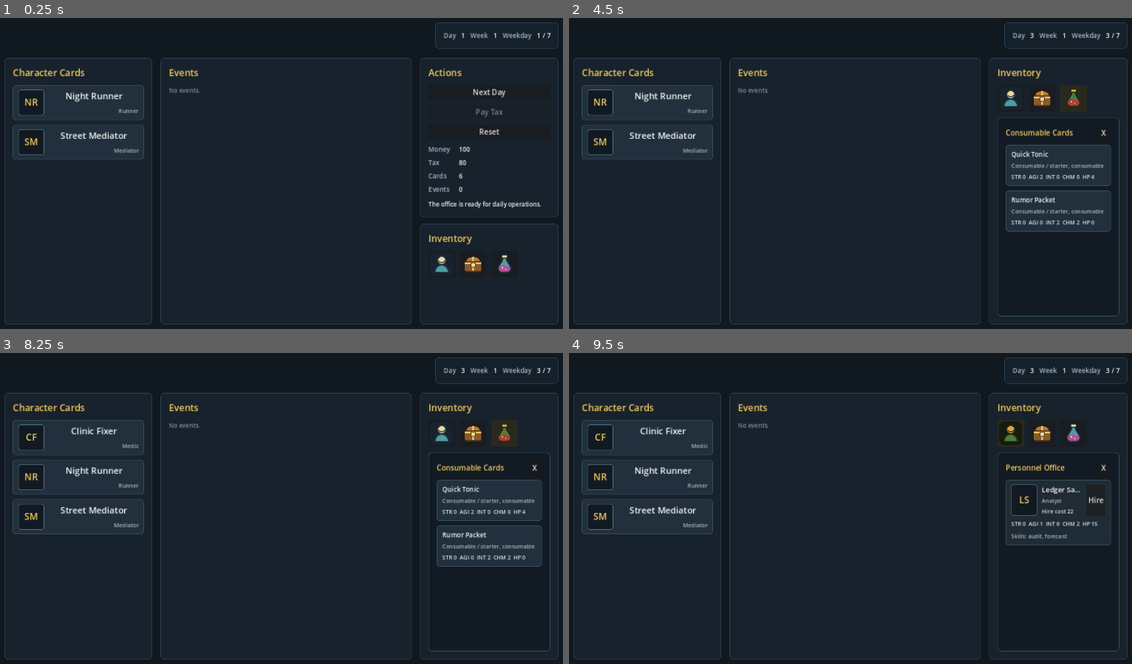
Above: before the commit, frames 1-4 (two rows, left to right).
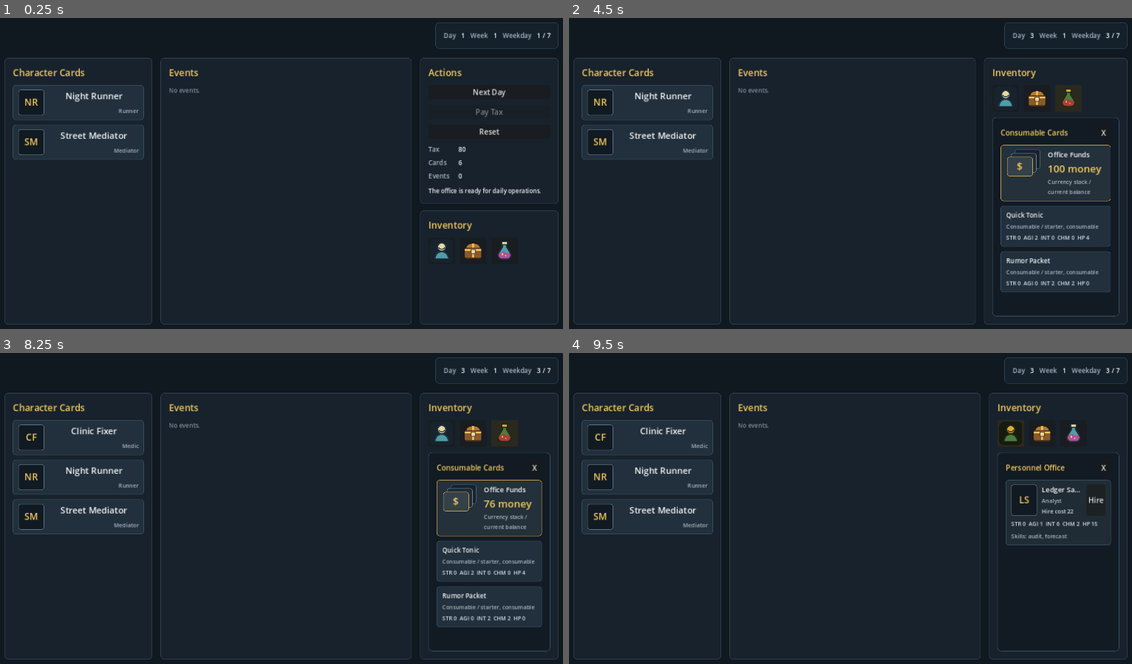
Above: after the commit, the same moments.

Repository: YOONRY/city_of_star
Game: Godot game, scene res://scenes/main/main.tscn
Two runs of this game, one before a commit and one after it. Both use one fixed random seed, a clock stepped at 60 frames per second and the inputs below.
Inputs (mouse positions are in pixels of both pictures, inside the frame that each line leads up to; where the layout moved, square brackets give the same spot in the first picture):
- Up to frame 1 (0.25 s): no input
- Up to frame 2 (4.5 s): click "Next Day" at 0.5 s; click "Next Day" at 1.25 s; click (1008, 251) [1008, 263] at 2 s; click (1008, 98) at 2.75 s; click (1041, 98) at 3.5 s; click (1075, 98) at 4.25 s
- Up to frame 3 (8.25 s): click (439, 433) at 5 s; click "Hire" at 5.75 s; click (439, 433) at 6.5 s; click (472, 433) at 7.25 s; click (506, 433) at 8 s
- Up to frame 4 (9.5 s): click (1008, 433) at 8.75 s

The runs differ from the first frame. In frame 1, 1.6% of the frame differs, in the area x 74-100%, y 41-82%; in frame 2, 3.3%, in the area x 71-97%, y 12-99%; in frame 3, 2.4%; in frame 4, nothing differs.

Commit message:
Show money as consumable stack card

Diff:
--- a/scripts/ui/main_screen.gd
+++ b/scripts/ui/main_screen.gd
@@ -5,7 +5,6 @@
 var day_value: Label
 var week_value: Label
 var weekday_value: Label
-var money_value: Label
 var tax_value: Label
 var card_count_value: Label
 var request_count_value: Label
@@ -154,7 +153,6 @@
 	office_metrics.add_theme_constant_override("v_separation", 8)
 	action_box.add_child(office_metrics)
 
-	money_value = _add_metric(office_metrics, "Money")
 	tax_value = _add_metric(office_metrics, "Tax")
 	card_count_value = _add_metric(office_metrics, "Cards")
 	request_count_value = _add_metric(office_metrics, "Events")
@@ -287,6 +285,97 @@
 	box.add_child(stat_label)
 
 	return row
+
+
+func _make_money_stack_card() -> PanelContainer:
+	var row := PanelContainer.new()
+	var style := StyleBoxFlat.new()
+	style.bg_color = Color("#24313A")
+	style.border_color = Color("#D6A64F")
+	style.border_width_left = 1
+	style.border_width_right = 1
+	style.border_width_top = 1
+	style.border_width_bottom = 1
+	style.corner_radius_top_left = 6
+	style.corner_radius_top_right = 6
+	style.corner_radius_bottom_left = 6
+	style.corner_radius_bottom_right = 6
+	style.content_margin_left = 12
+	style.content_margin_right = 12
+	style.content_margin_top = 10
+	style.content_margin_bottom = 10
+	row.add_theme_stylebox_override("panel", style)
+	row.size_flags_horizontal = Control.SIZE_EXPAND_FILL
+	row.tooltip_text = "Current office funds are shown as a stack and cannot be consumed."
+
+	var box := HBoxContainer.new()
+	box.add_theme_constant_override("separation", 12)
+	row.add_child(box)
+
+	var stack_visual := Control.new()
+	stack_visual.custom_minimum_size = Vector2(78, 64)
+	box.add_child(stack_visual)
+
+	stack_visual.add_child(_make_money_stack_layer(Vector2(18, 0), Color("#18222C"), Color("#4A6577"), "", 10))
+	stack_visual.add_child(_make_money_stack_layer(Vector2(10, 8), Color("#202D36"), Color("#738898"), "", 10))
+	stack_visual.add_child(_make_money_stack_layer(Vector2(2, 16), Color("#34414A"), Color("#D6A64F"), "$", 22))
+
+	var summary := VBoxContainer.new()
+	summary.size_flags_horizontal = Control.SIZE_EXPAND_FILL
+	summary.add_theme_constant_override("separation", 4)
+	box.add_child(summary)
+
+	var name_label := _make_label("Office Funds", 15)
+	name_label.clip_text = true
+	name_label.text_overrun_behavior = TextServer.OVERRUN_TRIM_ELLIPSIS
+	summary.add_child(name_label)
+
+	var amount_label := _make_label("%s money" % GameState.office.money, 22)
+	amount_label.add_theme_color_override("font_color", Color("#F4C95D"))
+	summary.add_child(amount_label)
+
+	var meta_label := _make_label("Currency stack / current balance", 12)
+	meta_label.add_theme_color_override("font_color", Color("#AAB6C2"))
+	meta_label.autowrap_mode = TextServer.AUTOWRAP_WORD_SMART
+	summary.add_child(meta_label)
+
+	return row
+
+
+func _make_money_stack_layer(offset: Vector2, background_color: Color, border_color: Color, text: String, font_size: int) -> PanelContainer:
+	var layer := PanelContainer.new()
+	layer.position = offset
+	layer.custom_minimum_size = Vector2(56, 42)
+	layer.size = Vector2(56, 42)
+	layer.mouse_filter = Control.MOUSE_FILTER_IGNORE
+
+	var style := StyleBoxFlat.new()
+	style.bg_color = background_color
+	style.border_color = border_color
+	style.border_width_left = 1
+	style.border_width_right = 1
+	style.border_width_top = 1
+	style.border_width_bottom = 1
+	style.corner_radius_top_left = 5
+	style.corner_radius_top_right = 5
+	style.corner_radius_bottom_left = 5
+	style.corner_radius_bottom_right = 5
+	style.content_margin_left = 4
+	style.content_margin_right = 4
+	style.content_margin_top = 4
+	style.content_margin_bottom = 4
+	layer.add_theme_stylebox_override("panel", style)
+
+	if not text.is_empty():
+		var label := _make_label(text, font_size)
+		label.horizontal_alignment = HORIZONTAL_ALIGNMENT_CENTER
+		label.vertical_alignment = VERTICAL_ALIGNMENT_CENTER
+		label.size_flags_horizontal = Control.SIZE_EXPAND_FILL
+		label.size_flags_vertical = Control.SIZE_EXPAND_FILL
+		label.add_theme_color_override("font_color", Color("#F4C95D"))
+		layer.add_child(label)
+
+	return layer
 
 
 func _make_character_card_row(card: CardDefinition) -> PanelContainer:
@@ -575,7 +664,6 @@
 	day_value.text = str(GameState.current_day)
 	week_value.text = str(GameState.get_week())
 	weekday_value.text = "%s / 7" % GameState.get_weekday()
-	money_value.text = str(GameState.office.money)
 	card_count_value.text = str(GameState.office.owned_cards.size())
 	request_count_value.text = str(ContentCatalog.requests.size())
 
@@ -641,11 +729,7 @@
 		)
 	elif active_drawer_type == GameEnums.CardType.CONSUMABLE:
 		inventory_drawer_title.text = "Consumable Cards"
-		_populate_card_list(
-			inventory_card_list,
-			_get_cards_by_type(GameEnums.CardType.CONSUMABLE),
-			"No consumable cards."
-		)
+		_populate_consumable_card_list()
 
 
 func _refresh_inventory_buttons() -> void:
@@ -687,6 +771,19 @@
 
 	for card in candidates:
 		inventory_card_list.add_child(_make_hire_candidate_row(card))
+
+
+func _populate_consumable_card_list() -> void:
+	_clear_children(inventory_card_list)
+	inventory_card_list.add_child(_make_money_stack_card())
+
+	var consumable_cards := _get_cards_by_type(GameEnums.CardType.CONSUMABLE)
+	if consumable_cards.is_empty():
+		inventory_card_list.add_child(_make_empty_label("No consumable cards."))
+		return
+
+	for card in consumable_cards:
+		inventory_card_list.add_child(_make_card_row(card))
 
 
 func _get_cards_by_type(card_type: int) -> Array[CardDefinition]:
Not shown, changed: docs/handoff_update_notes.md
